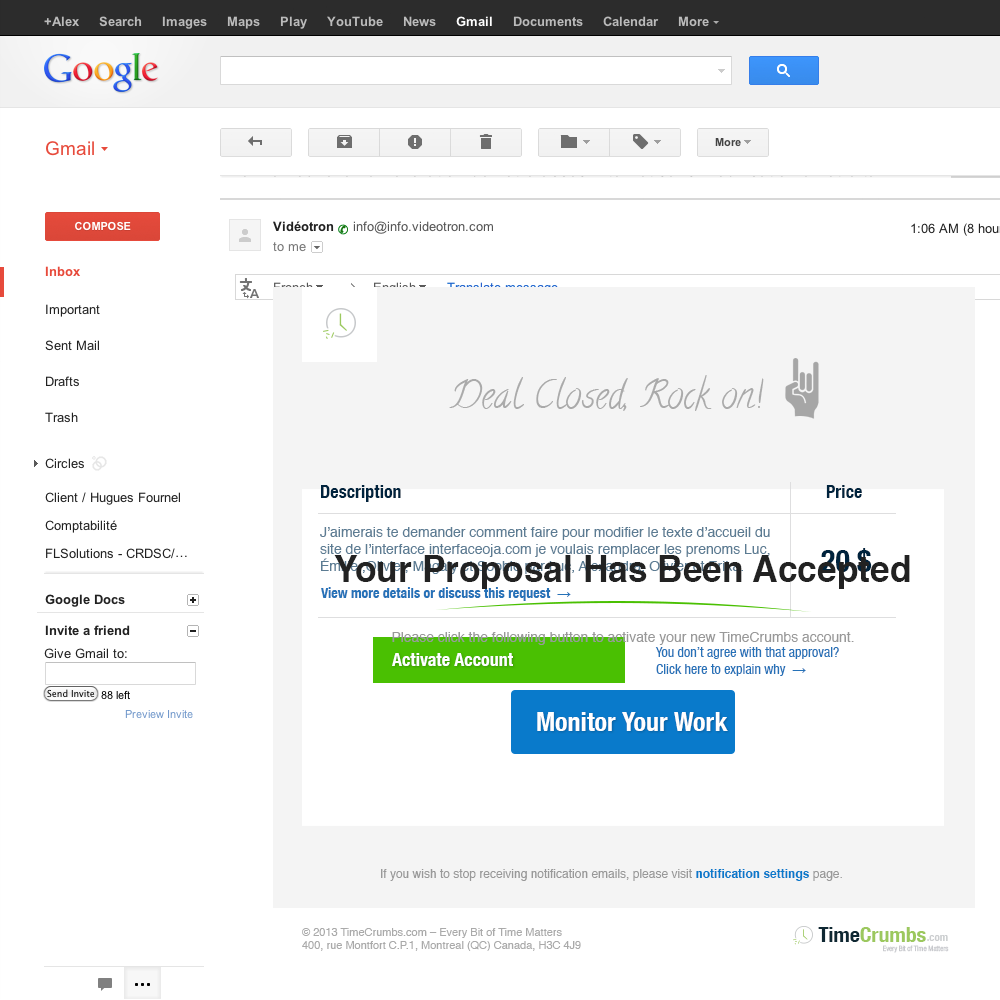
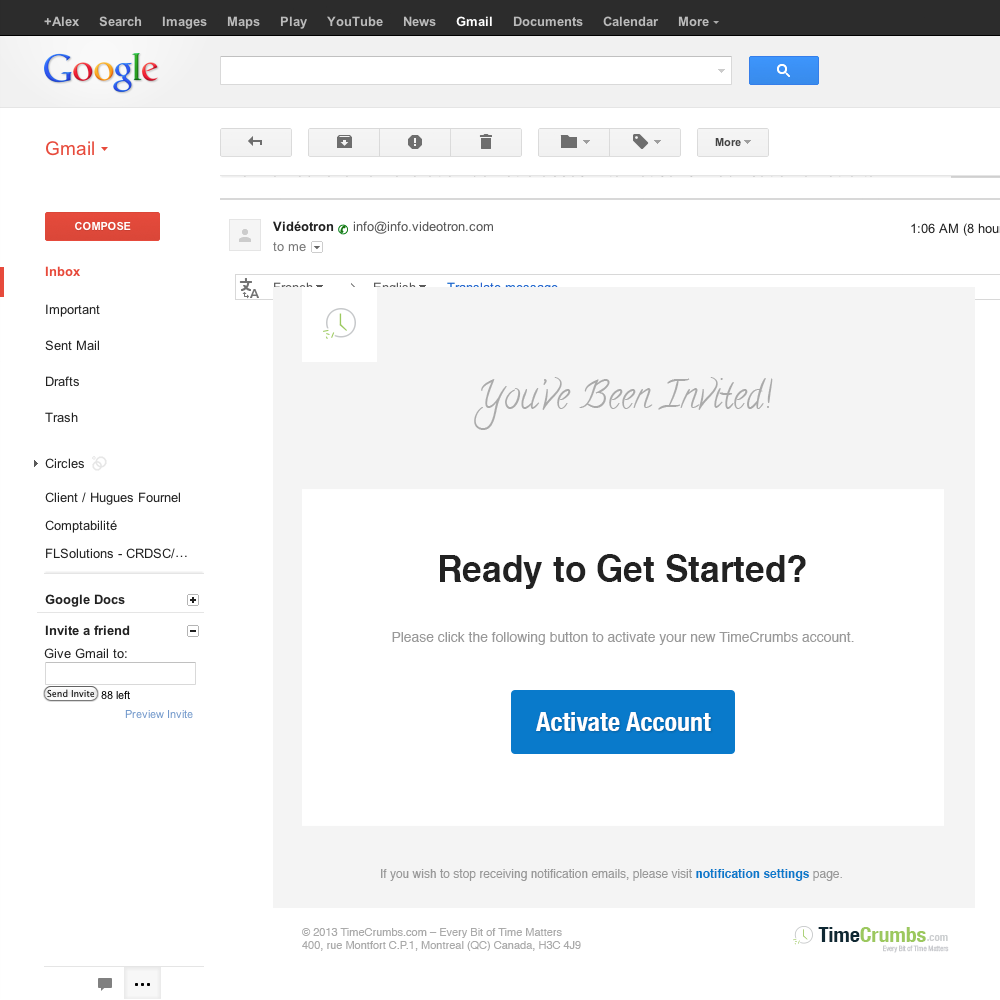
Two versions of the same layered image (1000px x 1000px). Layer-by-layer changes:
hid group "Order_Purchased" (25 layers) over [318, 358, 910, 734]
hid "Shape 76", moved it into group "Underline", painted on it over [437, 600, 810, 612]
added group "Client-Invitation" with 20 layers above "Resetting" over [318, 377, 910, 734]
added layer "Please click the following button to activate your new TimeCrum" (3rd of 5, in "Client-Invitation") in group "Client-Invitation" over [392, 637, 625, 645]
added layer "You’ve Been Invited!" in group "Client-Invitation" over [474, 377, 773, 430]
added layer "Ready to Get Started?" (2nd of 4, in "Client-Invitation") in group "Client-Invitation" over [440, 554, 806, 589]
added layer "Activate Account" (6th of 12, in "Client-Invitation") in group "Client-Invitation" over [536, 712, 711, 731]
added layer "Rounded Rectangle 1 copy 2" (4th of 6, in "Client-Invitation") in group "Client-Invitation" over [536, 711, 730, 734]
added layer "Layer 191" (5th of 9, in "Client-Invitation") in group "Client-Invitation" over [318, 489, 910, 734]
